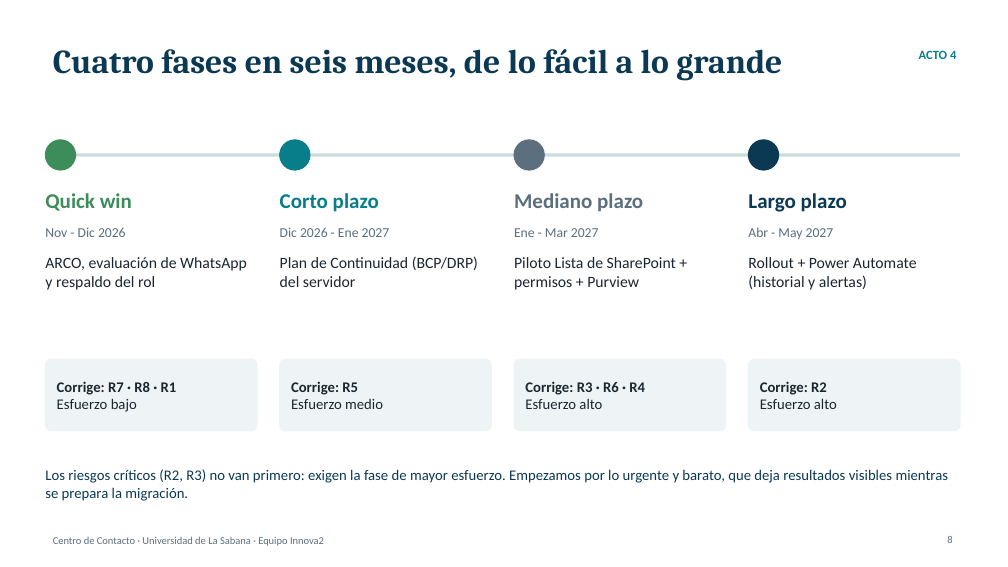
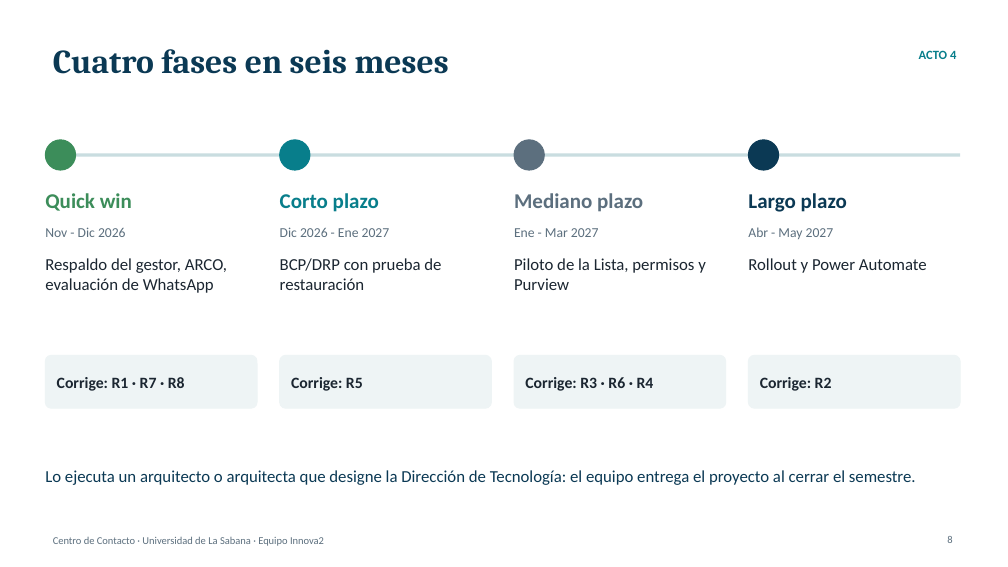
Before and after one commit to N1kxo/AREM-Innova2-JohannaMolina, a slide deck: slide 8 of 09-presentacion-final/presentacion.pptx. Drawn at 1008x567 pixels with LibreOffice and Linux fonts; fonts in the diff are those of the drawing. Boxes give left, top, right and bottom in pixels: in the first picture for what was removed or moved away, otherwise in the second. Text is boxed around its words. In the diff, an @@ line names an element or a change of style, - is before the commit and + after.

```diff
--- a/09-presentacion-final/presentacion.pptx
+++ b/09-presentacion-final/presentacion.pptx
@@ title at [53, 49, 449, 74]: text changed @@
-Cuatro fases en seis meses, de lo fácil a lo grande
+Cuatro fases en seis meses
@@ text at [45, 258, 227, 293]: text changed; size 15 to 16 pt @@
-ARCO, evaluación de WhatsApp y respaldo del rol
+Respaldo del gestor, ARCO, evaluación de WhatsApp
@@ text at [280, 258, 441, 290]: text changed; size 15 to 16 pt @@
-Plan de Continuidad (BCP/DRP) del servidor
+BCP/DRP con prueba de restauración
@@ text at [514, 258, 706, 290]: text changed; size 15 to 16 pt @@
-Piloto Lista de SharePoint + permisos + Purview
+Piloto de la Lista, permisos y Purview
@@ text at [748, 258, 927, 273]: text changed; size 15 to 16 pt @@
-Rollout + Power Automate (historial y alertas)
+Rollout y Power Automate
@@ rounded rectangle: place and size @@
-rounded rectangle at [45, 359, 257, 431]
+rounded rectangle at [45, 355, 257, 408]
@@ rounded rectangle: place and size @@
-rounded rectangle at [280, 359, 492, 431]
+rounded rectangle at [280, 355, 492, 408]
@@ rounded rectangle: place and size @@
-rounded rectangle at [514, 359, 726, 431]
+rounded rectangle at [514, 355, 726, 408]
@@ proportions changed in 4 elements at [45, 355, 257, 408], [280, 355, 492, 408], [514, 355, 726, 408], [749, 355, 960, 408] @@
@@ rounded rectangle: place and size @@
-rounded rectangle at [749, 359, 960, 431]
+rounded rectangle at [749, 355, 960, 408]
@@ size 14 to 15 pt in 3 elements at [525, 377, 654, 391], [291, 377, 363, 391], [760, 377, 832, 391] @@
@@ text at [57, 377, 185, 391]: text changed; size 14 to 15 pt @@
-Corrige: R7 · R8 · R1
-Esfuerzo bajo
+Corrige: R1 · R7 · R8
@@ text at [291, 399, 383, 409]: paragraph removed @@
-Esfuerzo medio
@@ text at [525, 399, 602, 409]: paragraph removed @@
-Esfuerzo alto
@@ text at [760, 398, 837, 409]: paragraph removed @@
-Esfuerzo alto
@@ text at [45, 470, 916, 485]: text changed; size 14 to 16 pt @@
-Los riesgos críticos (R2, R3) no van primero: exigen la fase de mayor esfuerzo. Empezamos por lo urgente y barato, que deja resultados visibles mientras se prepara la migración.
+Lo ejecuta un arquitecto o arquitecta que designe la Dirección de Tecnología: el equipo entrega el proyecto al cerrar el semestre.
```
Also in this commit, not shown: 9 other slides changed, 17 other files.
